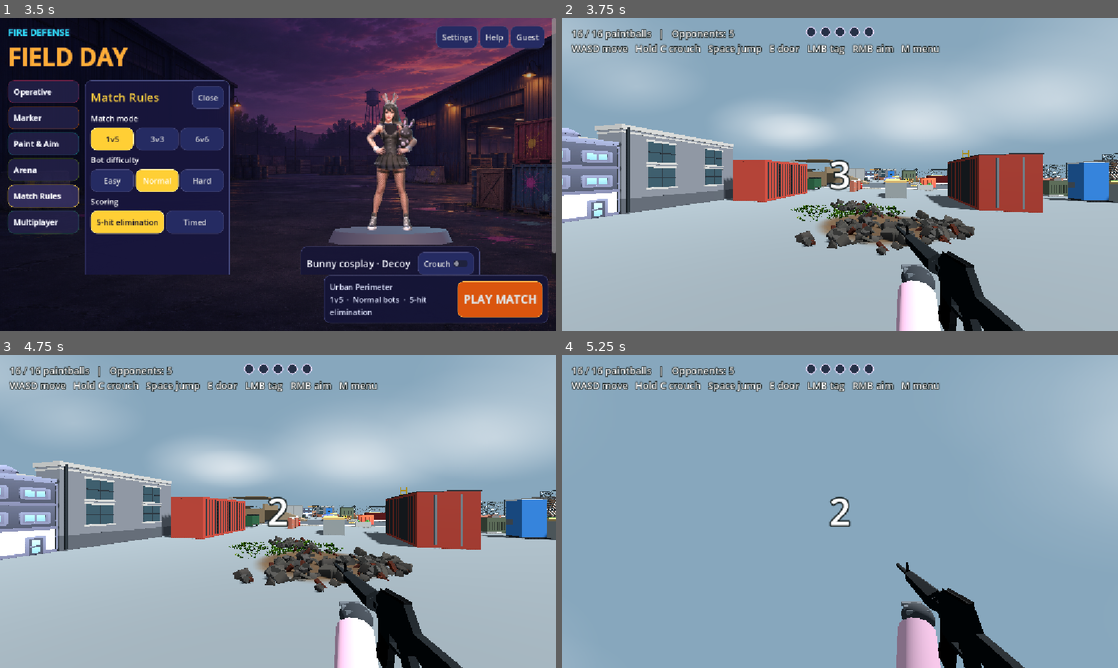
Above: before the commit, frames 1-4 (two rows, left to right).
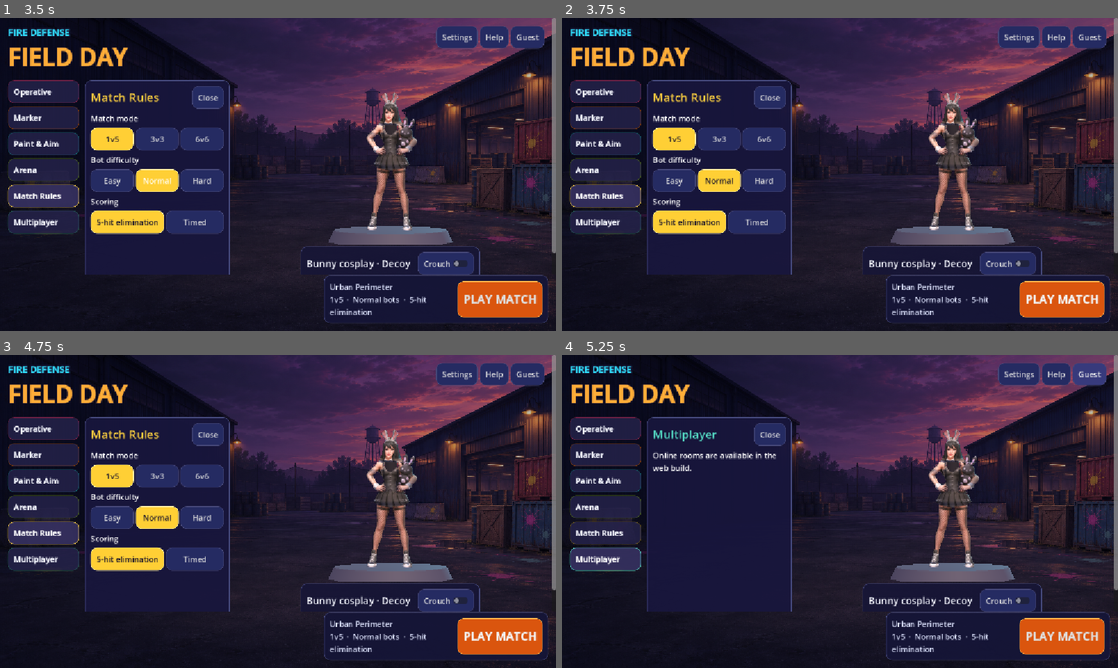
Above: after the commit, the same moments.

Repository: 302stang86/fdfd
Game: Godot game, scene res://menu.tscn
Two runs of this game, one before a commit and one after it. Both use one fixed random seed, a clock stepped at 60 frames per second and the inputs below.
Inputs (mouse positions are in pixels of both pictures, inside the frame that each line leads up to):
- Up to frame 1 (3.5 s): click "Easy" at 0.5 s; click "Easy" at 1.25 s; click "Normal" at 2 s; click "Normal" at 2.75 s
- Up to frame 2 (3.75 s): click "PLAY MATCH" at 3.5 s
- Up to frame 3 (4.75 s): click (500, 636) at 4.25 s, where only the run after the commit has a clickable "PLAY MATCH"
- Up to frame 4 (5.25 s): click (1090, 373) at 5 s, where only the run after the commit has a clickable "Guest"

Frame 1 is identical in both runs. In frame 2, 98% of the frame differs, in the area x 0-100%, y 0-100%; in frame 3, 98%; in frame 4, 99%.
Error after the commit: Parse Error: Too few arguments for "take_look_delta()" call. Expected at least 1 but received 0. (res://arena.gd:511)

Commit message:
Enlarge mobile controls and smooth touch input

Diff:
--- a/touch_controls.gd
+++ b/touch_controls.gd
@@ -1,19 +1,23 @@
 extends Control
 
-const MOVE_RADIUS := 54.0
-const BUTTON_RADIUS := 28.0
+const MOVE_RADIUS := 66.0
+const BUTTON_RADIUS := 42.0
+const DEAD_ZONE := 0.16
+const LOOK_RESPONSE := 24.0
+const LOOK_MAX_STEP := 28.0
 const BUTTONS := ["FIRE_LEFT", "FIRE_RIGHT", "AIM", "CROUCH", "JUMP", "DOOR", "MENU"]
 
 var fingers := {}
 var move := Vector2.ZERO
 var look_delta := Vector2.ZERO
+var move_origin := Vector2.ZERO
 var presses := {}
 var door_available := false
 
 func _ready() -> void:
 	mouse_filter = Control.MOUSE_FILTER_IGNORE
 	set_anchors_and_offsets_preset(Control.PRESET_FULL_RECT)
-	resized.connect(queue_redraw)
+	resized.connect(clear_input)
 	visibility_changed.connect(clear_input)
 
 func clear_input() -> void:
@@ -23,18 +27,27 @@
 	look_delta = Vector2.ZERO
 	queue_redraw()
 
+func _notification(what: int) -> void:
+	if what == NOTIFICATION_APPLICATION_FOCUS_OUT:
+		clear_input()
+
+func control_scale() -> float:
+	return clampf(minf(size.x / 680.0, size.y / 480.0), 0.40, 1.5)
+
 func button_center(action: String) -> Vector2:
+	var factor := control_scale()
 	match action:
-		"FIRE_LEFT": return Vector2(72, size.y - 180)
-		"FIRE_RIGHT": return size - Vector2(62, 65)
-		"AIM": return size - Vector2(128, 65)
-		"CROUCH": return size - Vector2(62, 131)
-		"JUMP": return size - Vector2(128, 131)
-		"DOOR": return size - Vector2(62, 197)
-		_: return Vector2(size.x - 54, 48)
+		"FIRE_LEFT": return Vector2(85 * factor, size.y - 245 * factor)
+		"FIRE_RIGHT": return size - Vector2(68, 75) * factor
+		"AIM": return size - Vector2(165, 75) * factor
+		"CROUCH": return size - Vector2(68, 172) * factor
+		"JUMP": return size - Vector2(165, 172) * factor
+		"DOOR": return size - Vector2(68, 269) * factor
+		_: return Vector2(size.x - 64 * factor, 59 * factor)
 
 func move_center() -> Vector2:
-	return Vector2(81, size.y - 80)
+	var factor := control_scale()
+	return Vector2(98 * factor, size.y - 97 * factor)
 
 func set_door_available(available: bool) -> void:
 	if door_available != available:
@@ -51,9 +64,11 @@
 func consume(action: String) -> bool:
 	return presses.erase(action)
 
-func take_look_delta() -> Vector2:
-	var motion := look_delta
-	look_delta = Vector2.ZERO
+func take_look_delta(delta: float) -> Vector2:
+	var motion := (look_delta * (1.0 - exp(-LOOK_RESPONSE * delta))).limit_length(LOOK_MAX_STEP)
+	look_delta -= motion
+	if look_delta.length_squared() < 0.01:
+		look_delta = Vector2.ZERO
 	return motion
 
 func _input(event: InputEvent) -> void:
@@ -62,17 +77,21 @@
 	var index: int = event.index
 	if event is InputEventScreenTouch:
 		if event.pressed and not event.canceled:
+			if fingers.has(index):
+				return
 			var action := ""
 			for button in BUTTONS:
 				if button == "DOOR" and not door_available:
 					continue
-				if event.position.distance_to(button_center(button)) <= BUTTON_RADIUS + 4.0:
+				if event.position.distance_to(button_center(button)) <= (BUTTON_RADIUS + 4.0) * control_scale():
 					action = button
 					break
-			if action.is_empty() and not held("move") and event.position.distance_to(move_center()) <= MOVE_RADIUS + 14.0:
+			if action.is_empty() and not held("move") and event.position.distance_to(move_center()) <= (MOVE_RADIUS + 22.0) * control_scale():
 				action = "move"
+				move_origin = event.position
 			if action.is_empty() and event.position.x >= size.x * 0.5 and not held("look"):
 				action = "look"
+				look_delta = Vector2.ZERO
 			if action.is_empty():
 				return
 			fingers[index] = action
@@ -83,6 +102,8 @@
 		elif fingers.has(index):
 			if fingers[index] == "move":
 				move = Vector2.ZERO
+			elif fingers[index] == "look" and event.canceled:
+				look_delta = Vector2.ZERO
 			fingers.erase(index)
 			queue_redraw()
 			get_viewport().set_input_as_handled()
@@ -91,24 +112,30 @@
 		return
 	var claim: String = fingers[index]
 	if claim == "move":
-		move = ((event.position - move_center()) / MOVE_RADIUS).limit_length()
+		var offset := (event.position - move_origin) / (MOVE_RADIUS * control_scale())
+		var strength := clampf((offset.length() - DEAD_ZONE) / (1.0 - DEAD_ZONE), 0.0, 1.0)
+		move = offset.normalized() * strength * strength
 	elif claim == "look" and event is InputEventScreenDrag:
-		look_delta += event.relative
+		var motion: Vector2 = event.relative / control_scale()
+		look_delta = (look_delta + motion.limit_length(54.0)).limit_length(72.0)
 	queue_redraw()
 	get_viewport().set_input_as_handled()
 
 func _draw() -> void:
+	var factor := control_scale()
+	var radius := MOVE_RADIUS * factor
 	var center := move_center()
-	draw_circle(center, MOVE_RADIUS, Color("#18252b9e"))
-	draw_arc(center, MOVE_RADIUS, 0, TAU, 40, Color("#ffffff89"), 2.0, true)
-	draw_circle(center + move * MOVE_RADIUS * 0.7, 19, Color("#97d8d8d0"))
+	draw_circle(center, radius, Color("#18252b9e"))
+	draw_arc(center, radius, 0, TAU, 40, Color("#ffffff89"), 2.0, true)
+	draw_circle(center + move * radius * 0.7, 22 * factor, Color("#97d8d8d0"))
 	var font := ThemeDB.fallback_font
 	for action in BUTTONS:
 		if action == "DOOR" and not door_available:
 			continue
 		var point := button_center(action)
 		var caption: String = "FIRE" if action.begins_with("FIRE") else action
-		draw_circle(point, BUTTON_RADIUS, Color("#3c8d92dd") if held(action) else Color("#18252bc0"))
-		draw_arc(point, BUTTON_RADIUS, 0, TAU, 24, Color("#ffffff89"), 1.5, true)
-		var metrics := font.get_string_size(caption, HORIZONTAL_ALIGNMENT_LEFT, -1, 12)
-		draw_string(font, point + Vector2(-metrics.x * 0.5, 4), caption, HORIZONTAL_ALIGNMENT_LEFT, -1, 12, Color.WHITE)
+		draw_circle(point, BUTTON_RADIUS * factor, Color("#3c8d92dd") if held(action) else Color("#18252bc0"))
+		draw_arc(point, BUTTON_RADIUS * factor, 0, TAU, 24, Color("#ffffff89"), 1.5, true)
+		var font_size := maxi(10, roundi(16 * factor))
+		var metrics := font.get_string_size(caption, HORIZONTAL_ALIGNMENT_LEFT, -1, font_size)
+		draw_string(font, point + Vector2(-metrics.x * 0.5, 4), caption, HORIZONTAL_ALIGNMENT_LEFT, -1, font_size, Color.WHITE)
